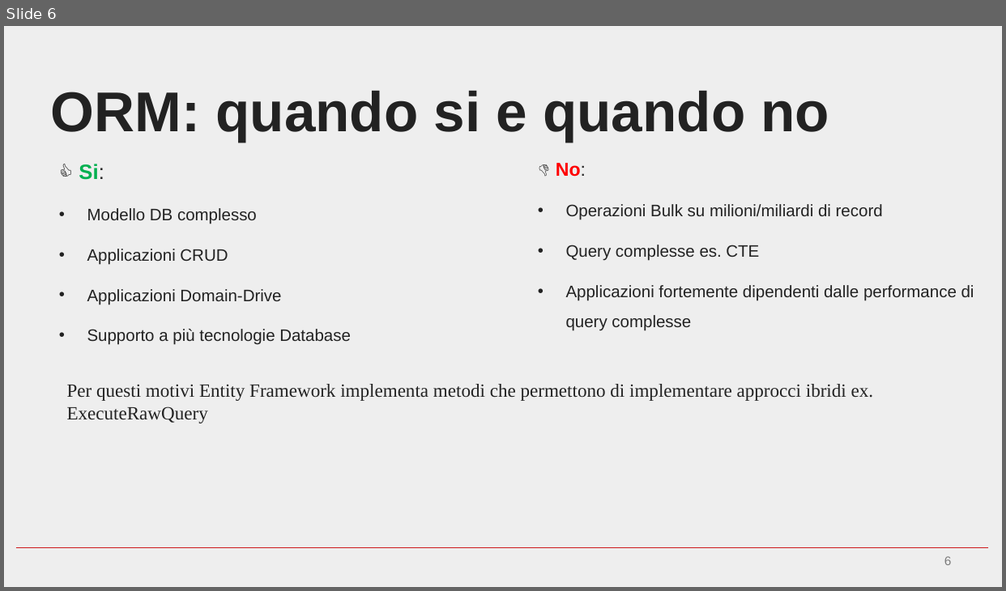
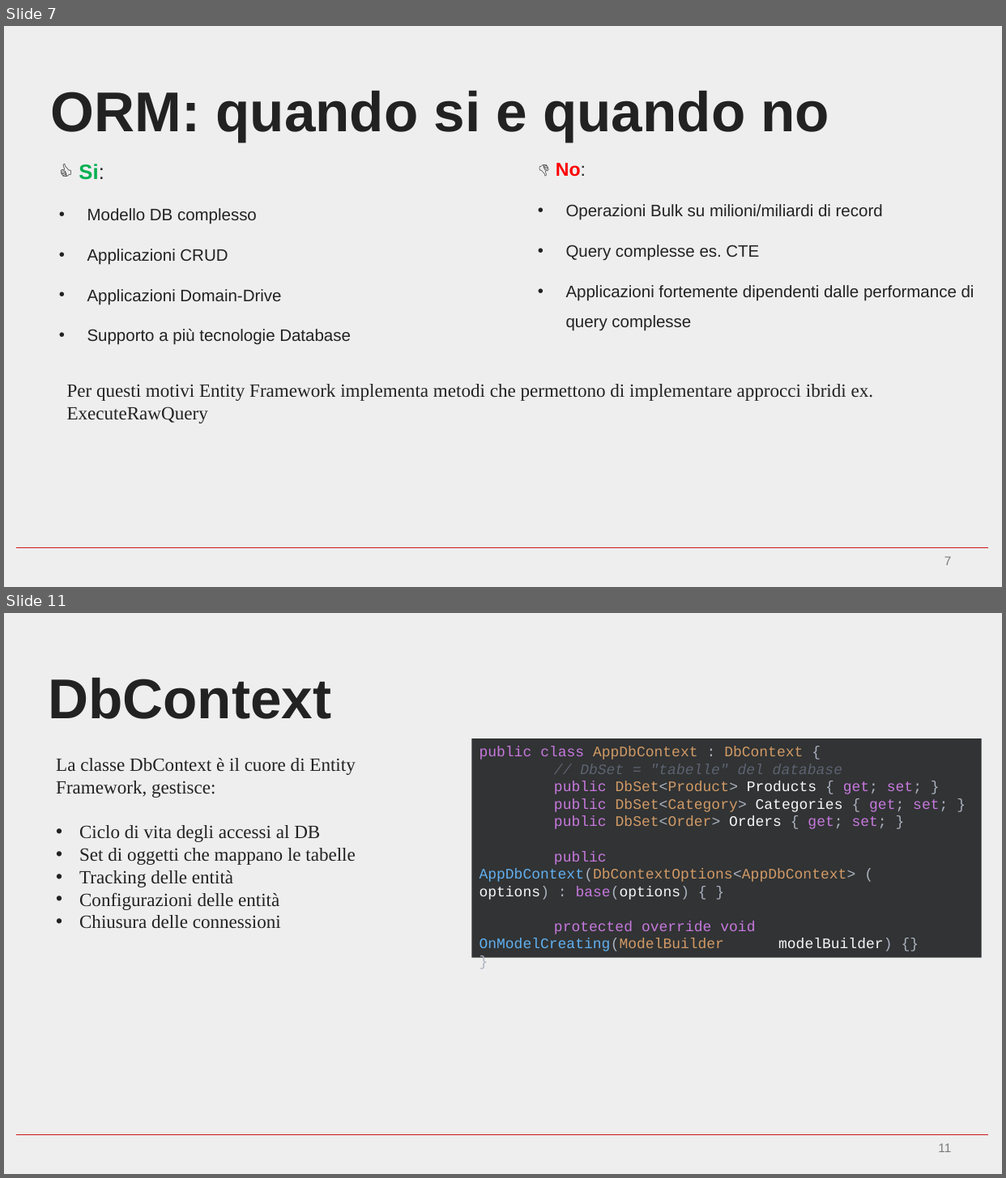
Before and after one commit to LorenzoTulliniSacmi/entity_framework_tips_and_tricks, a slide deck: EntityFramework tip&tricks.pptx. Shown one above the other, each under a label of ours: slide 6 before the commit, slides 7 and 11 after it; the slides between them are not shown. The pictures are 1006x591 and 1006x1178 pixels, drawn with LibreOffice and Linux fonts; fonts in the diff are those of the drawing; background and template pictures are left out. Boxes give left, top, right and bottom in pixels: in the first picture for what was removed or moved away, otherwise in the second. Text is boxed around its words. In the diff, an @@ line names an element or a change of style, - is before the commit and + after.

```diff
--- a/EntityFramework tip&tricks.pptx
+++ b/EntityFramework tip&tricks.pptx
@@ slide 11 added at box(4, 613, 1002, 1174), background #DEDEDE at 50% opacity; not listed: 1 template element that a slide beside it also shows @@
@@ title added at box(48, 677, 331, 719), 54 pt, text #222222, bold @@
+DbContext
@@ text added at box(56, 758, 355, 928), 18 pt, text #222222 @@
+La classe DbContext è il cuore di Entity Framework, gestisce:
+• Ciclo di vita degli accessi al DB
+• Set di oggetti che mappano le tabelle
+• Tracking delle entità
+• Configurazioni delle entità
+• Chiusura delle connessioni
@@ rectangle added at box(472, 739, 982, 958), fill #313334, 14 pt, text #D19A66 @@
+public class AppDbContext : DbContext {
+// DbSet = "tabelle" del database
+public DbSet<Product> Products { get; set; }
+public DbSet<Category> Categories { get; set; }
+public DbSet<Order> Orders { get; set; }
+public AppDbContext(DbContextOptions<AppDbContext> ( options) : base(options) { }
+protected override void OnModelCreating(ModelBuilder modelBuilder) {}
+}
@@ page number added at box(938, 1144, 951, 1152), 12 pt, text #7B7B7B @@
+11
@@ what was slide 6 is now slide 7 @@
@@ page number at box(944, 557, 952, 565): text changed @@
-6
+7
```
Also in this commit, not shown: 2 slides changed, 3 other slides added.
